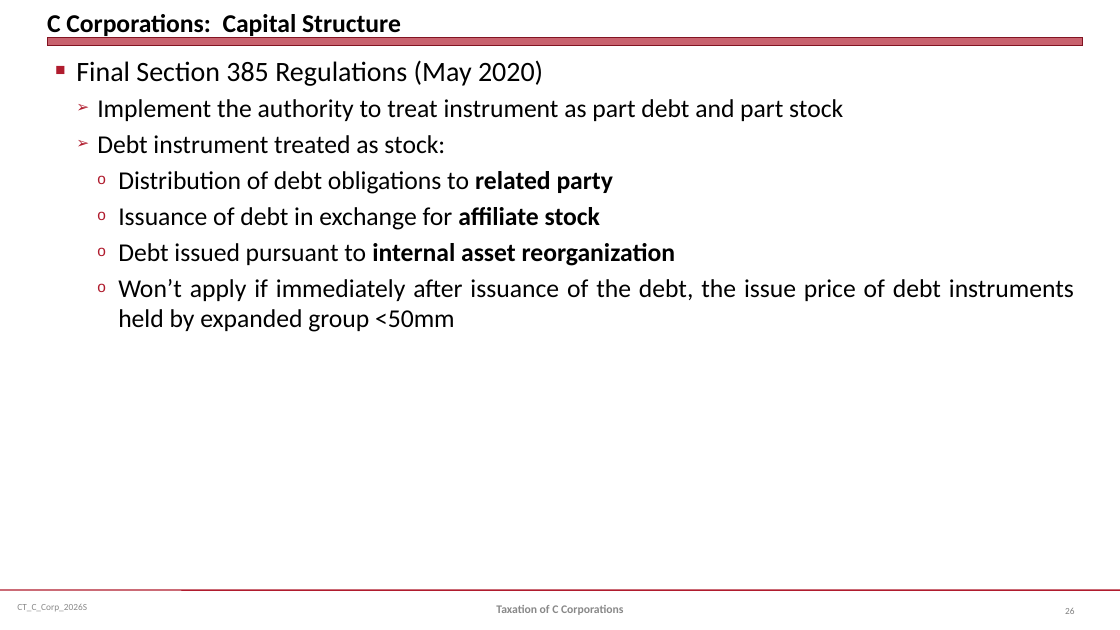
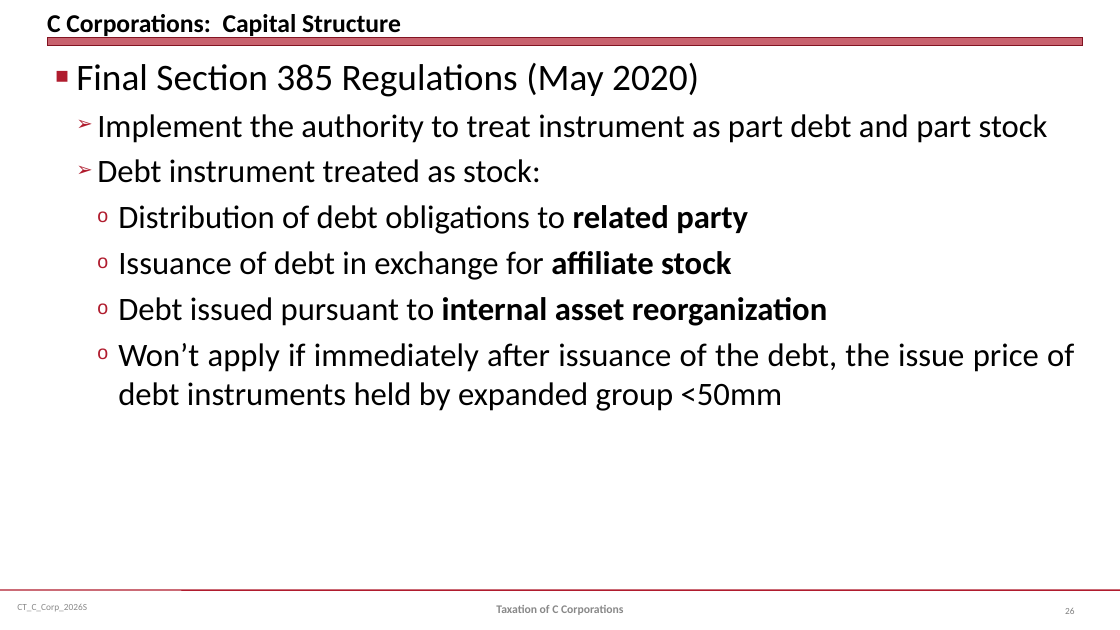
Before and after one commit to jmc877/Corporate-Tax, a slide deck: slide 26 of slides/CT_C_Corp_2026S.pptx. Drawn at 1120x630 pixels with LibreOffice and Linux fonts; fonts in the diff are those of the drawing. Boxes give left, top, right and bottom in pixels: in the first picture for what was removed or moved away, otherwise in the second. Text is boxed around its words. In the diff, an @@ line names an element or a change of style, - is before the commit and + after.

```diff
--- a/slides/CT_C_Corp_2026S.pptx
+++ b/slides/CT_C_Corp_2026S.pptx
@@ text "Final Section 385 Regulations (May ..." at (76,63,1074,411): size 24 to 32 pt in "Final Section 385 Regulations (May 2020)"; size 22 to 28 pt; more space between paragraphs @@
```
Also in this commit, not shown: 18 other slides changed, 1 slide added, 1 slide removed, 2 other files.
